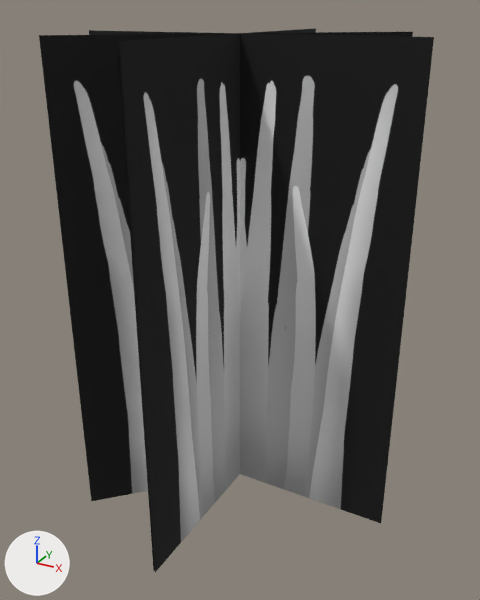
The FBX model Assets/Art/Models (No tocar)/High Grass.FBX, before and after one commit.
The view is the same before and after, from a 50 mm camera at (0.192, -0.349, 0.314) aimed at (0.003, -0.005, 0.142). The lights are fixed; the arrows at lower left show +X, +Y and +Z.

The scene before the commit, as lines of its bpy script (objects in view):
```python
me_mesh = bpy.data.meshes.new('Mesh')
me_mesh.from_pydata(...)  # 60 vertices, 24 faces; spans x -6.56..6.56, y 0.0..11.86, z -4.25..4.21
me_mesh.materials.append(mat_high_grass)  # picture img_high_grass_png
ob_plane038 = bpy.data.objects.new('Plane038', me_mesh)
ob_plane038.location = (0.0, 0.0, 0.0)
ob_plane038.rotation_euler = (1.571, 0.0, 0.0)  # degrees (90, 0, 0)
ob_plane038.scale = (0.0164, 0.0254, 0.0254)
```
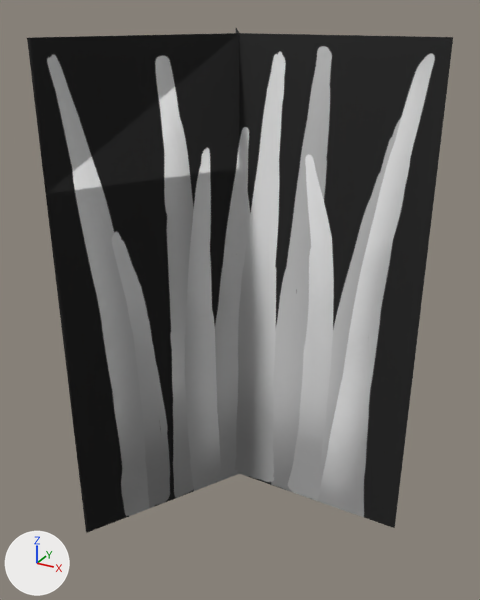
Commit message: Grass terminado.

Changed parts and their boxes [x1, y1, x2, y2] in the pictures (480 x 600 px):
'Plane038', reshaped, turned, rescaled: before [39, 29, 434, 572]; after [27, 28, 453, 533]
part 1 of me_mesh, rebuilt: before [42, 32, 327, 458]; after [28, 33, 453, 533]
part 2 of me_mesh, added: after [27, 29, 238, 528]
part 3 of me_mesh, deleted: before [39, 29, 434, 572]

The edits, one by one:
me_mesh is used by ob_plane038; location (0.0, 0.0, 0.0); rotation (1.571, 0.0, 0.0), in degrees (90, 0, 0); scale (0.0164, 0.0254, 0.0254).
me_mesh had 60 vertices, 24 faces and spanned x -6.56..6.56, y 0.0..11.86, z -4.25..4.21.
me_mesh now has 45 vertices, 24 faces and spans x -13.17..6.56, y 0.0..11.86, z -3.99..3.99.
me_mesh part 1: the loose piece of 10 vertices spanning x -4.67..4.61, y 0.0..11.86, z -3.03..2.95 is rebuilt with 15 vertices and now spans x 0.0..6.56, y 0.0..11.86, z -3.98..3.98.
me_mesh part 2: a new loose piece of 15 vertices spanning x -13.15..6.53, y 0.0..11.86, z 0.01..3.99, in mat_high_grass (picture img_high_grass_png).
Part 3, on me_mesh:
50 vertices are removed from x -6.56..6.56, y 0.0..11.86, z -4.25..4.21.
20 faces are deleted.
me_mesh part 4: the surface is now shaded smooth.
Object 'Plane038' (ob_plane038) turns from (90, 0, 0) to (90, 0, -60) degrees about x, y and z.
Object 'Plane038' (ob_plane038) is rescaled from (0.0164, 0.0254, 0.0254) to (0.00891, 0.0254, 0.0254).
